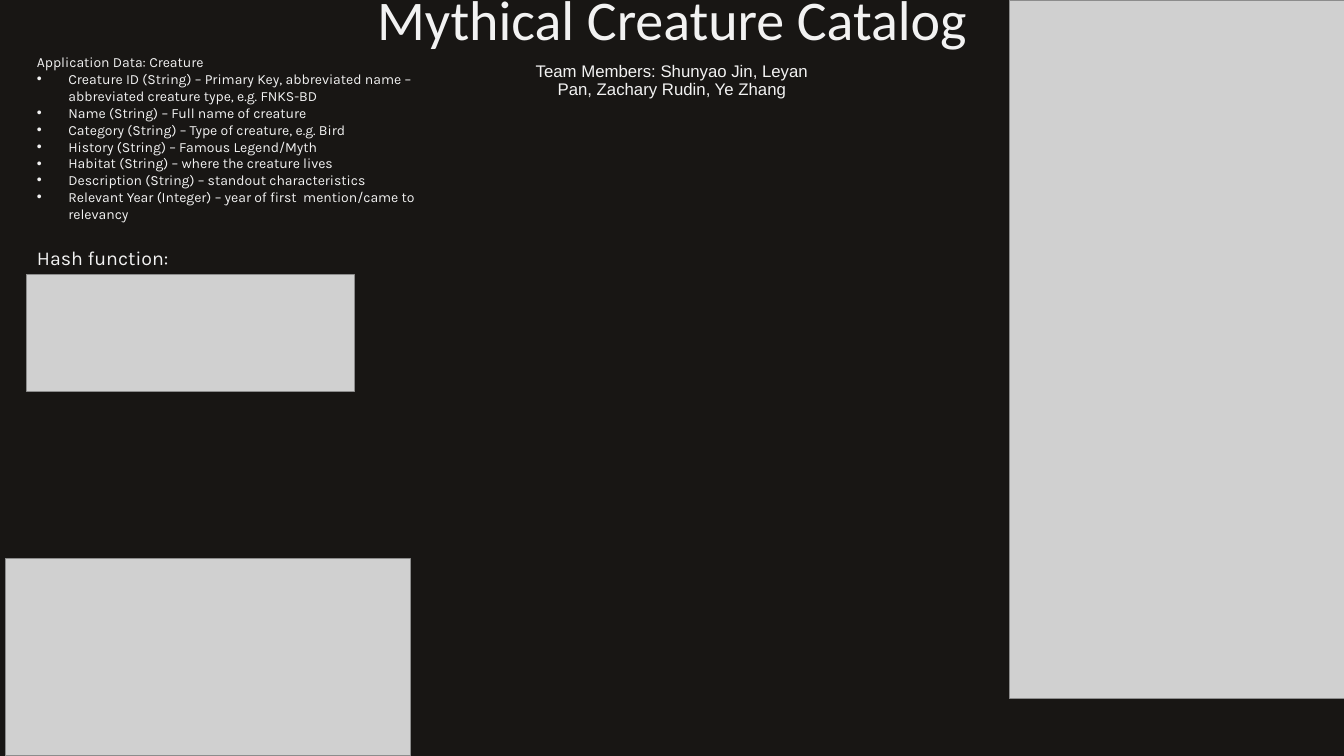
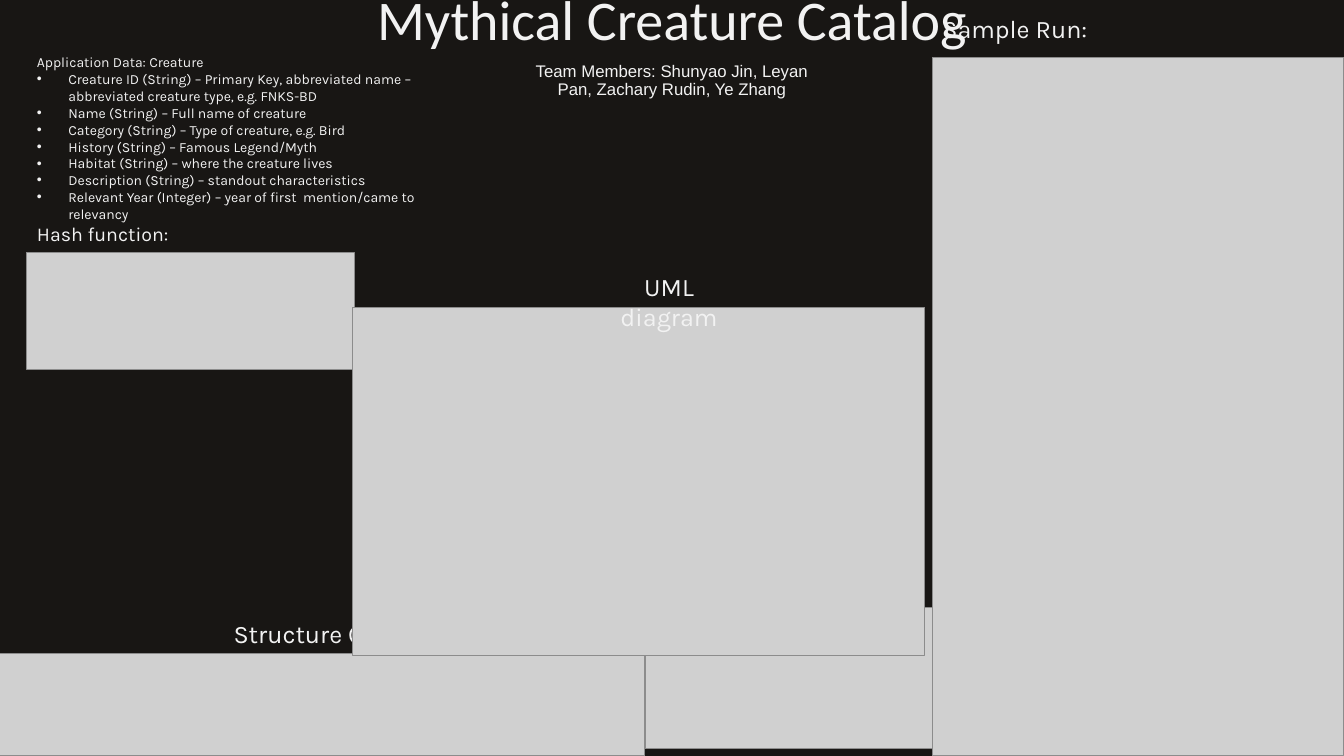
Before and after one commit to Wateryclone/Mythical-Creature-Catalouge, a slide deck: slide 1 of Mythical Creature Catalog.pptx. Drawn at 1344x756 pixels with LibreOffice and Linux fonts; fonts in the diff are those of the drawing; grey boxes stand for pictures. Boxes give left, top, right and bottom in pixels: in the first picture for what was removed or moved away, otherwise in the second. Text is boxed around its words. In the diff, an @@ line names an element or a change of style, - is before the commit and + after.

Commit message:
More progress on presentation

```diff
--- a/Mythical Creature Catalog.pptx
+++ b/Mythical Creature Catalog.pptx
@@ text added at <box>942,16,1088,45</box>, 18 pt, text #F2F2F2 @@
+Sample Run:
@@ picture: place and size @@
-picture at <box>1010,0,1344,699</box>
+picture at <box>933,57,1344,756</box>
@@ text "Hash function:": place and size @@
-text "Hash function:" at <box>37,251,169,266</box>
+text "Hash function:" at <box>37,227,169,242</box>
@@ picture: place and size @@
-picture at <box>27,274,355,391</box>
+picture at <box>27,253,355,370</box>
@@ text added at <box>620,280,717,308</box>, 18 pt, text #F2F2F2 @@
+UML diagram
@@ picture added at <box>353,308,925,655</box> @@
@@ text added at <box>234,620,411,649</box>, 18 pt, text #F2F2F2 @@
+Structure Chart
@@ picture: place and size @@
-picture at <box>5,559,410,756</box>
+picture at <box>645,607,937,748</box>
@@ picture added at <box>0,654,645,756</box> @@
```
